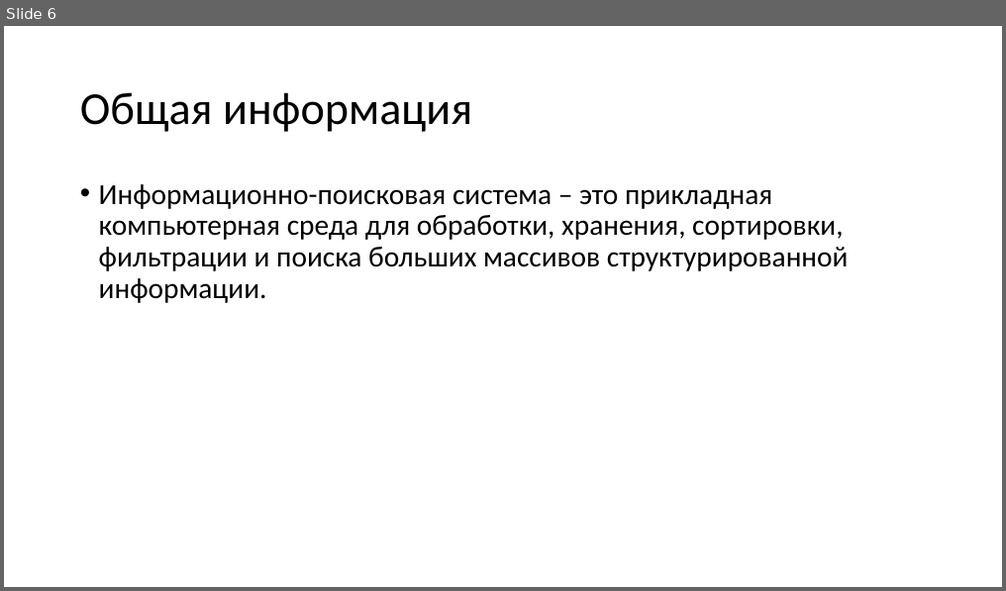
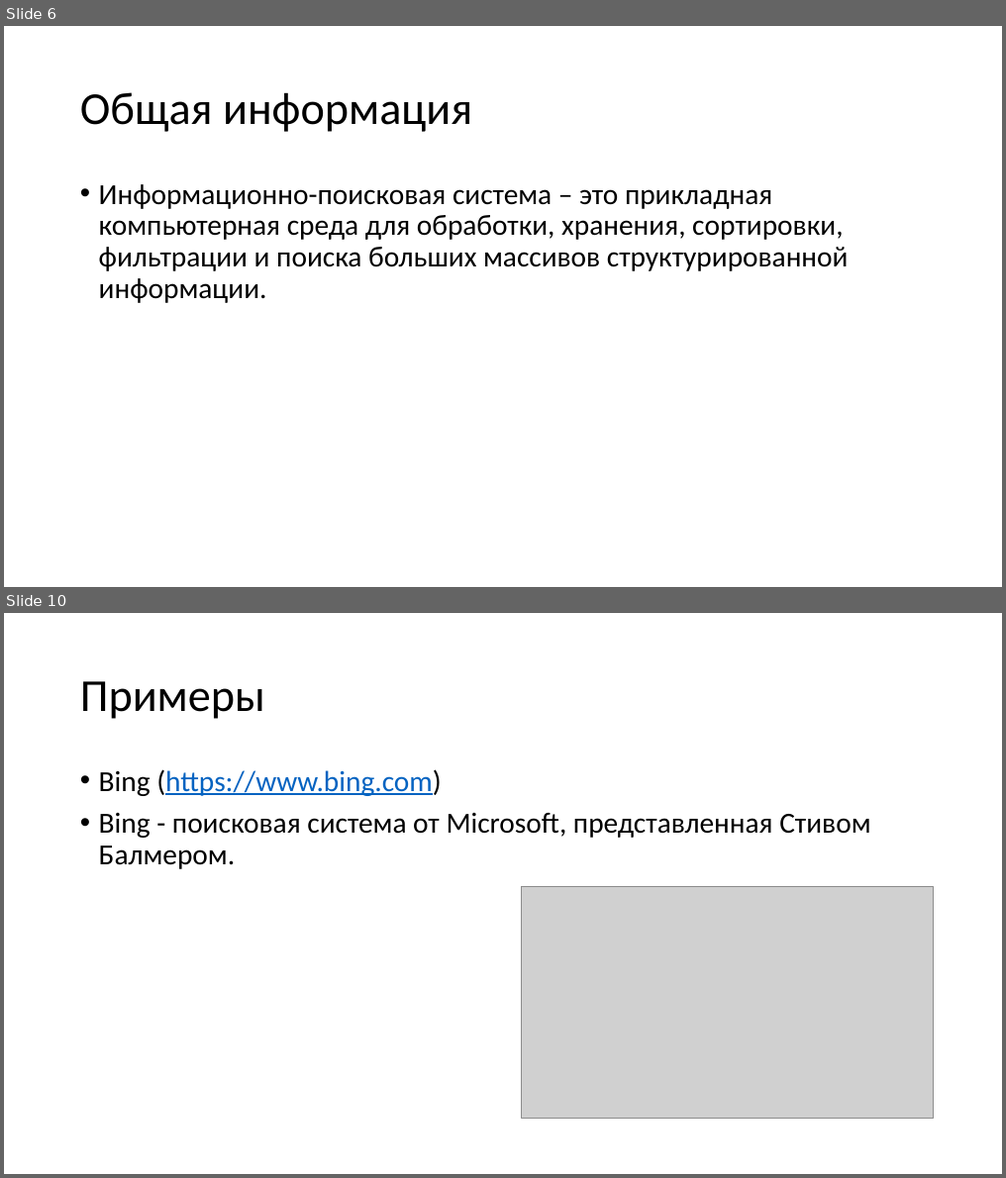
Before and after one commit to ZXTgbh/Laboratornaya-, a slide deck: pr_1.pptx. Shown one above the other, each under a label of ours: slide 6 before the commit, slides 6 and 10 after it; the slides between them are not shown. The pictures are 1006x591 and 1006x1178 pixels, drawn with LibreOffice and Linux fonts; fonts in the diff are those of the drawing; grey boxes stand for pictures. Boxes give left, top, right and bottom in pixels: in the first picture for what was removed or moved away, otherwise in the second. Text is boxed around its words. In the diff, an @@ line names an element or a change of style, - is before the commit and + after.

```diff
--- a/pr_1.pptx
+++ b/pr_1.pptx
@@ slide 10 added at [4,613,1002,1174], background #FFFFFF @@
@@ title added at [80,681,265,719], 44 pt, text #000000 @@
+Примеры
@@ text added at [99,769,870,869], 28 pt, text #000000 @@
+• Bing (https://www.bing.com)
+• Bing - поисковая система от Microsoft, представленная Стивом Балмером.
@@ picture added at [522,886,934,1118] @@
```
Also in this commit, not shown: 2 slides changed, 9 other slides added, 5 slides removed.
